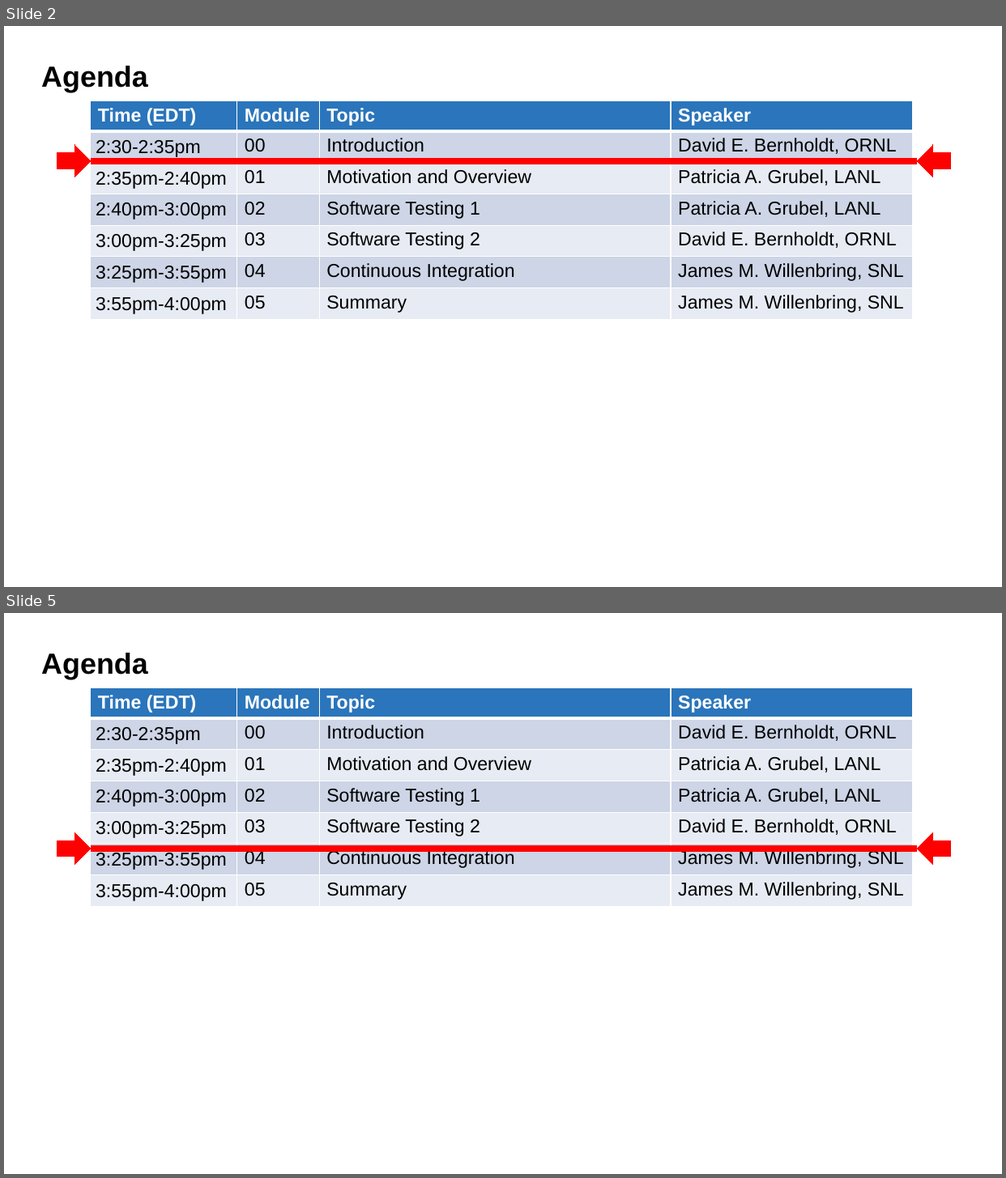
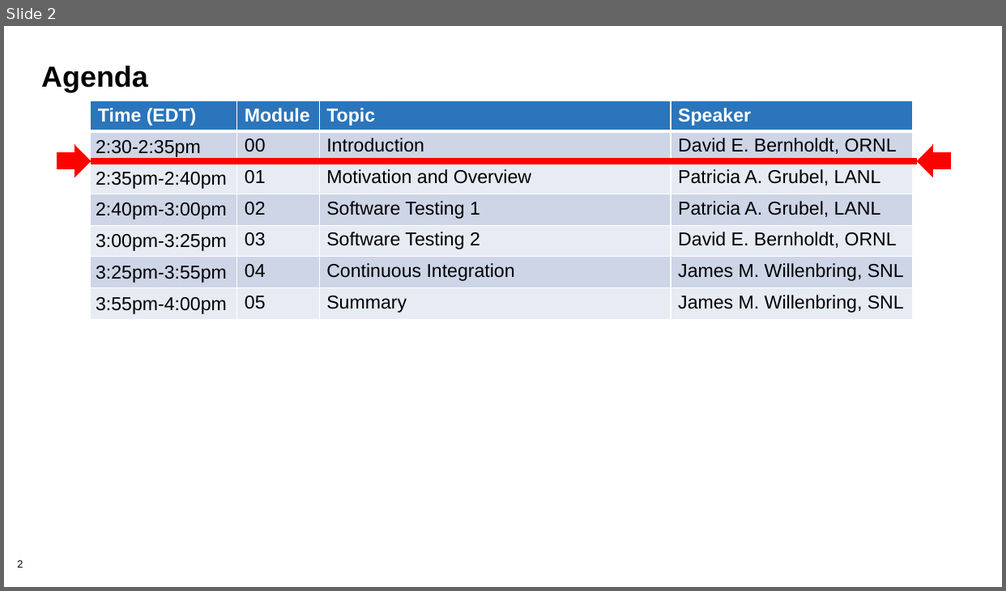
Before and after one commit to bssw-tutorial/presentations, a slide deck: agenda-master.pptx. Shown one above the other, each under a label of ours: slides 2 and 5 before the commit, slide 2 after it; the slides between them are not shown. The pictures are 1006x1178 and 1006x591 pixels, drawn with LibreOffice and Linux fonts; fonts in the diff are those of the drawing; background and template pictures are left out. Boxes give left, top, right and bottom in pixels: in the first picture for what was removed or moved away, otherwise in the second. Text is boxed around its words. In the diff, an @@ line names an element or a change of style, - is before the commit and + after.

Commit message:
Updated template for agenda file

```diff
--- a/agenda-master.pptx
+++ b/agenda-master.pptx
@@ slide 5 removed at (4, 613, 1002, 1174), background #FFFFFF @@
@@ title removed at (41, 653, 148, 679) @@
-Agenda
@@ table removed at (90, 688, 913, 915), 7 rows, 4 columns @@
-Time (EDT) | Module | Topic | Speaker
-2:30-2:35pm | 00 | Introduction | David E. Bernholdt, ORNL
-2:35pm-2:40pm | 01 | Motivation and Overview | Patricia A. Grubel, LANL
-2:40pm-3:00pm | 02 | Software Testing 1 | Patricia A. Grubel, LANL
-3:00pm-3:25pm | 03 | Software Testing 2 | David E. Bernholdt, ORNL
-3:25pm-3:55pm | 04 | Continuous Integration | James M. Willenbring, SNL
-3:55pm-4:00pm | 05 | Summary | James M. Willenbring, SNL
@@ right arrow removed at (57, 833, 91, 865) @@
@@ line removed from (91, 849) to (917, 849) @@
@@ right arrow removed at (917, 833, 950, 865) @@
@@ slide 2 changed as well @@
@@ page number added at (17, 561, 23, 568), 10 pt, text #000000 @@
+2
```
Also in this commit, not shown: 1 other slide changed, 3 other slides removed.
